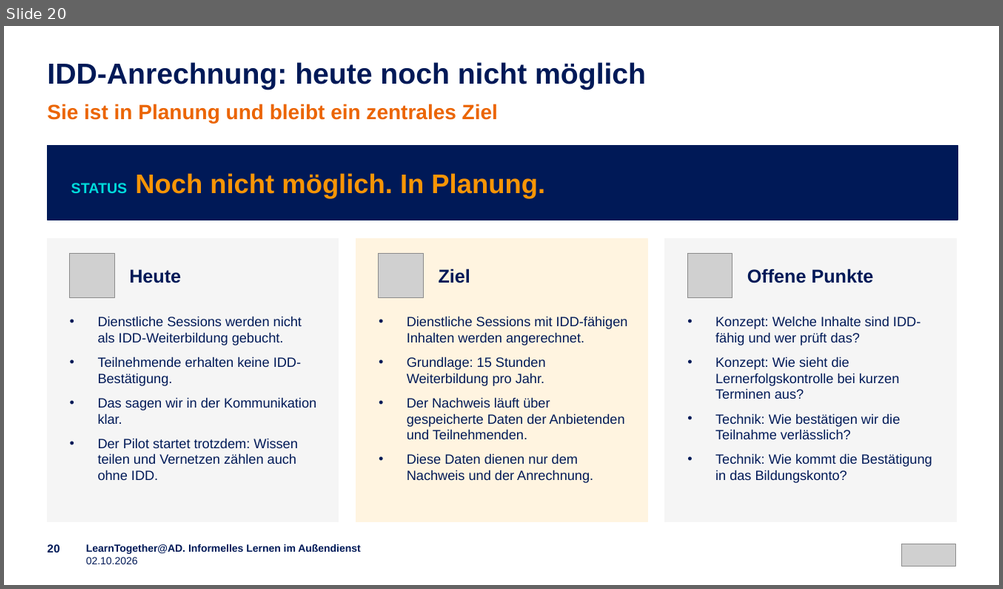
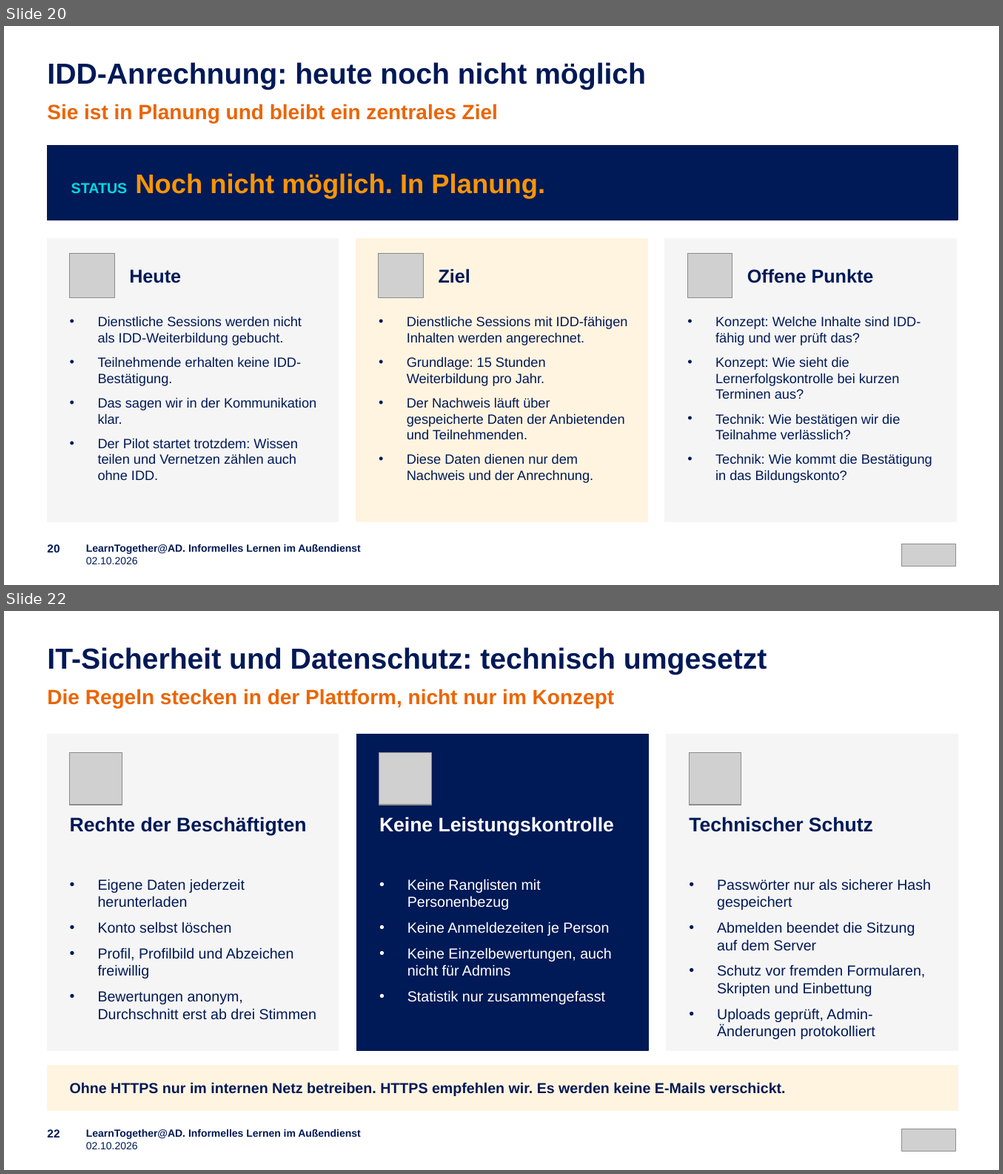
Before and after one commit to emplush/ruv_learntogether, a slide deck: docs/LearnTogether-AD_Praesentation.pptx. Shown one above the other, each under a label of ours: slide 20 before the commit, slides 20 and 22 after it; the slides between them are not shown. The pictures are 1003x589 and 1003x1174 pixels, drawn with LibreOffice and Linux fonts; fonts in the diff are those of the drawing; grey boxes stand for pictures. Boxes give left, top, right and bottom in pixels: in the first picture for what was removed or moved away, otherwise in the second. Text is boxed around its words. In the diff, an @@ line names an element or a change of style, - is before the commit and + after.

```diff
--- a/docs/LearnTogether-AD_Praesentation.pptx
+++ b/docs/LearnTogether-AD_Praesentation.pptx
@@ slide 22 added at bbox=[4, 611, 999, 1170], background #FFFFFF @@
@@ text added at bbox=[47, 647, 767, 675], 28 pt, text #001957, bold @@
+IT-Sicherheit und Datenschutz: technisch umgesetzt
@@ text added at bbox=[47, 689, 614, 708], 20 pt, text #EB6504, bold @@
+Die Regeln stecken in der Plattform, nicht nur im Konzept
@@ rectangle added at bbox=[47, 734, 338, 1051], fill #F5F5F5, outline #F5F5F5 1 pt @@
@@ rectangle added at bbox=[357, 734, 648, 1051], fill #001957, outline #001957 1 pt @@
@@ rectangle added at bbox=[666, 734, 958, 1051], fill #F5F5F5, outline #F5F5F5 1 pt @@
@@ picture added at bbox=[70, 753, 122, 805] @@
@@ picture added at bbox=[379, 753, 432, 805] @@
@@ picture added at bbox=[689, 753, 741, 805] @@
@@ text added at bbox=[70, 817, 306, 836], 19 pt, text #001957, bold @@
+Rechte der Beschäftigten
@@ text added at bbox=[379, 817, 614, 836], 19 pt, text #FFFFFF, bold @@
+Keine Leistungskontrolle
@@ text added at bbox=[688, 817, 873, 832], 19 pt, text #001957, bold @@
+Technischer Schutz
@@ text added at bbox=[98, 879, 316, 1020], 14 pt, text #001957 @@
+• Eigene Daten jederzeit herunterladen
+• Konto selbst löschen
+• Profil, Profilbild und Abzeichen freiwillig
+• Bewertungen anonym, Durchschnitt erst ab drei Stimmen
@@ text added at bbox=[407, 879, 612, 1005], 14 pt, text #FFFFFF @@
+• Keine Ranglisten mit Personenbezug
+• Keine Anmeldezeiten je Person
+• Keine Einzelbewertungen, auch nicht für Admins
+• Statistik nur zusammengefasst
@@ text added at bbox=[717, 879, 930, 1039], 14 pt, text #001957 @@
+• Passwörter nur als sicherer Hash gespeichert
+• Abmelden beendet die Sitzung auf dem Server
+• Schutz vor fremden Formularen, Skripten und Einbettung
+• Uploads geprüft, Admin-Änderungen protokolliert
@@ rectangle added at bbox=[47, 1066, 958, 1111], fill #FFF4E0, outline #FFF4E0 1 pt @@
@@ text added at bbox=[70, 1082, 785, 1096], 14 pt, text #001957, bold @@
+Ohne HTTPS nur im internen Netz betreiben. HTTPS empfehlen wir. Es werden keine E-Mails verschickt.
@@ text added at bbox=[47, 1130, 60, 1138], 11 pt, text #001957, bold @@
+22
@@ text added at bbox=[86, 1130, 360, 1150], 10 pt, text #001957, bold @@
+LearnTogether@AD. Informelles Lernen im Außendienst
+02.10.2026
@@ picture added at bbox=[902, 1130, 956, 1151] @@
```
Also in this commit, not shown: 8 slides changed, 51 other files.
